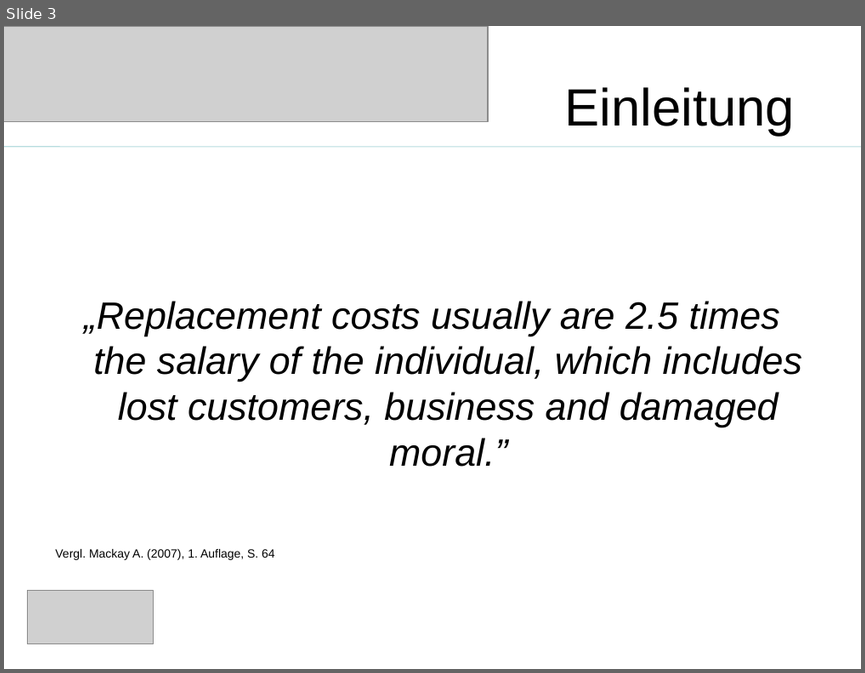
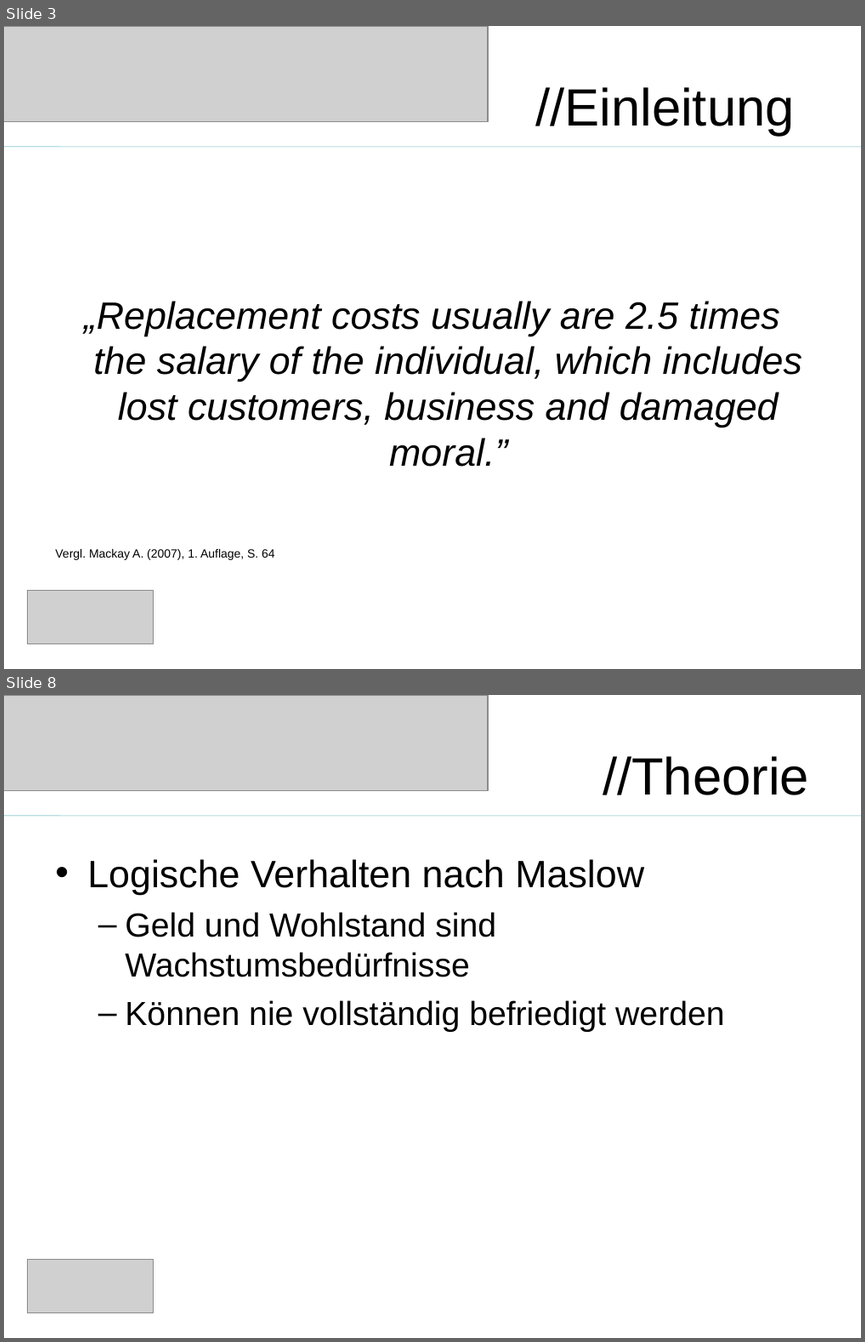
Before and after one commit to saw303/masterstudy, a slide deck: disposition/Präsentation.ppt. Shown one above the other, each under a label of ours: slide 3 before the commit, slides 3 and 8 after it; the slides between them are not shown. The pictures are 865x673 and 865x1342 pixels, drawn with LibreOffice and Linux fonts; fonts in the diff are those of the drawing; grey boxes stand for pictures. Boxes give left, top, right and bottom in pixels: in the first picture for what was removed or moved away, otherwise in the second. Text is boxed around its words. In the diff, an @@ line names an element or a change of style, - is before the commit and + after.

```diff
--- a/disposition/Präsentation.ppt
+++ b/disposition/Präsentation.ppt
@@ slide 8 added at (4,695,861,1338), background #FFFFFF @@
@@ picture added at (4,695,488,790) @@
@@ title added at (602,756,809,795), 44 pt, text #000000 @@
+//Theorie
@@ line added from (4, 816) to (861, 816), #B6DCDF 0.74 pt @@
@@ text added at (87,859,724,1032), 28 pt, text #000000 @@
+• Logische Verhalten nach Maslow
+  – Geld und Wohlstand sind Wachstumsbedürfnisse
+  – Können nie vollständig befriedigt werden
@@ picture added at (27,1259,153,1313) @@
@@ slide 3 changed as well @@
@@ title at (535,87,794,136): text changed @@
-Einleitung
+//Einleitung
```
Also in this commit, not shown: 9 other slides changed, 7 other slides added, 5 slides removed, 1 other file.
